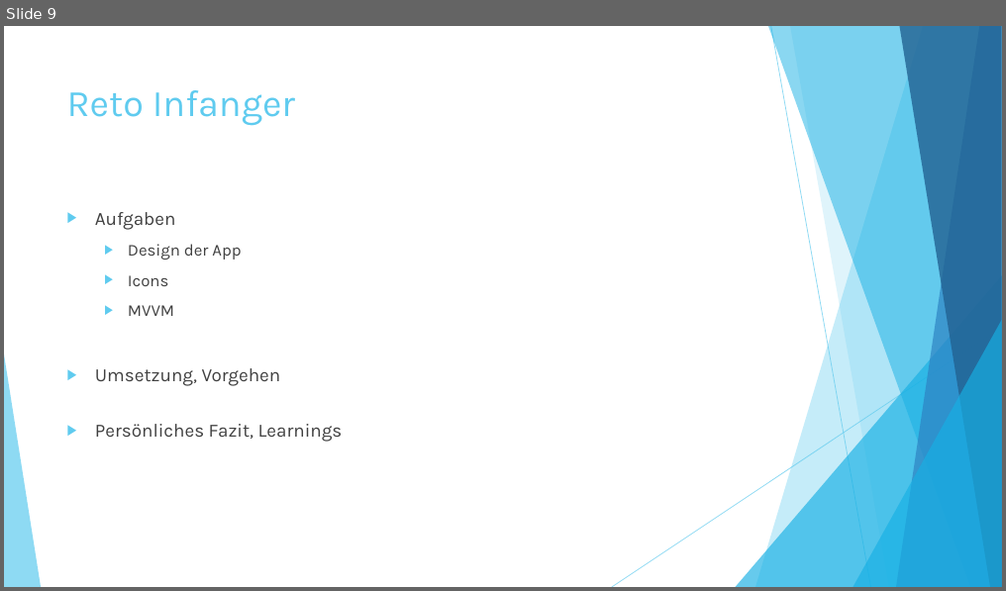
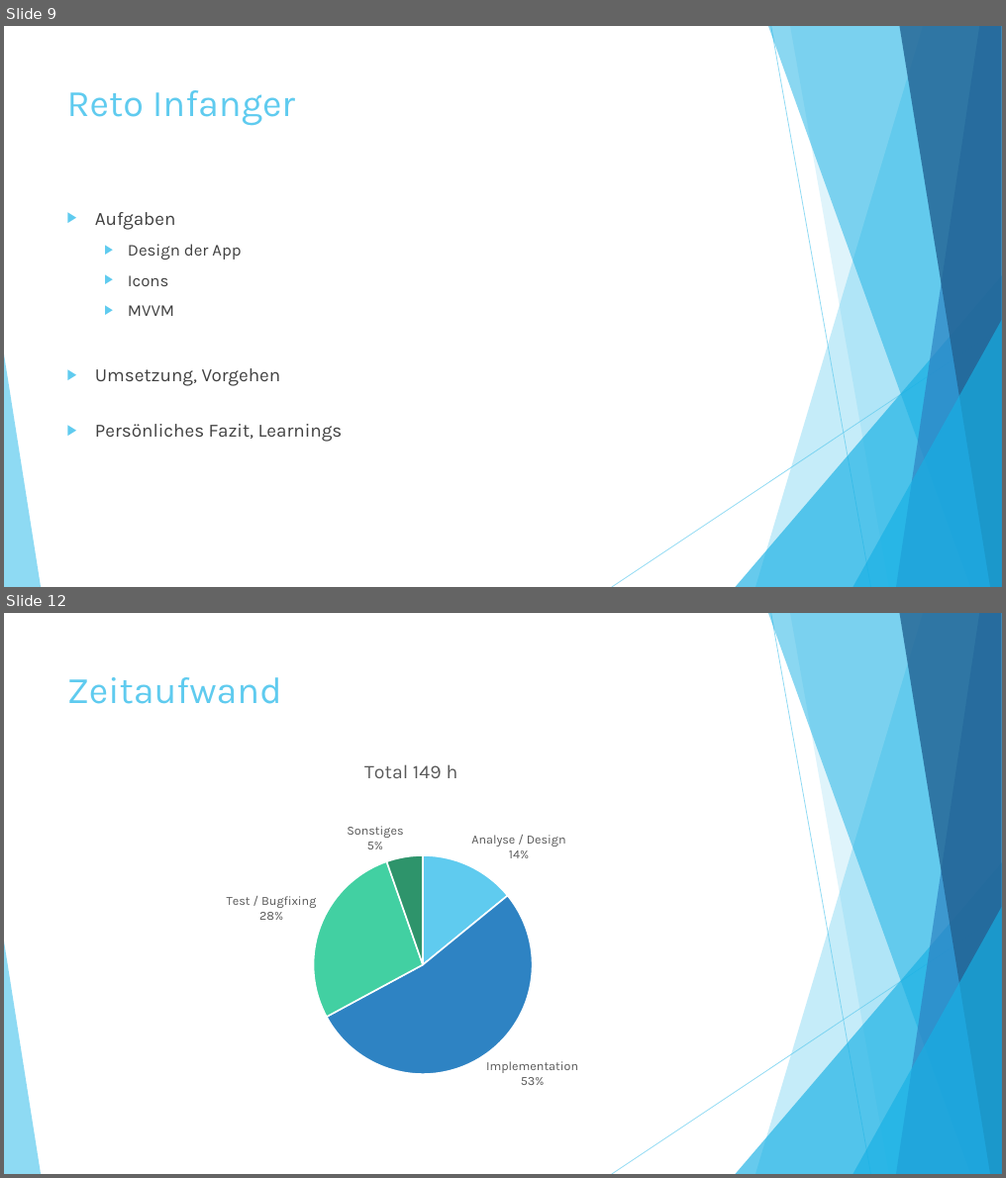
Before and after one commit to chrobacik/Device2Device-FileIO, a slide deck: Projekt Dokumente/Präsentation.pptx. Shown one above the other, each under a label of ours: slide 9 before the commit, slides 9 and 12 after it; the slides between them are not shown. The pictures are 1006x591 and 1006x1178 pixels, drawn with LibreOffice and Linux fonts; fonts in the diff are those of the drawing. Boxes give left, top, right and bottom in pixels: in the first picture for what was removed or moved away, otherwise in the second. Text is boxed around its words. In the diff, an @@ line names an element or a change of style, - is before the commit and + after.

```diff
--- a/Projekt Dokumente/Präsentation.pptx
+++ b/Projekt Dokumente/Präsentation.pptx
@@ slide 12 added at box(4, 613, 1002, 1174), background #FFFFFF; not listed: 10 template elements that a slide beside it also shows @@
@@ title added at box(67, 677, 282, 704), 36 pt, text #5FCBEF @@
+Zeitaufwand
@@ pie chart added at box(59, 744, 763, 1108) @@
+title "Total 149 h  "
+categories: Analyse / Design, Implementation, Test / Bugfixing, Sonstiges
+Series 1: 14, 53, 28, 5
```
Also in this commit, not shown: 3 slides changed, 1 other slide added, 1 slide removed, 1 other file.
